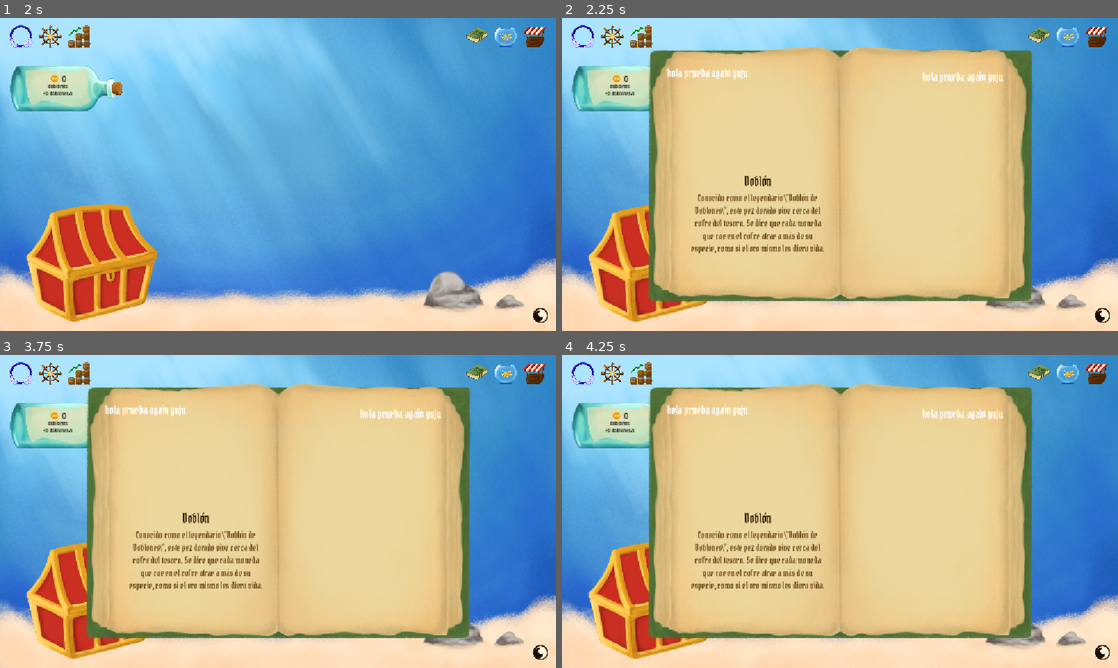
Above: before the commit, frames 1-4 (two rows, left to right).
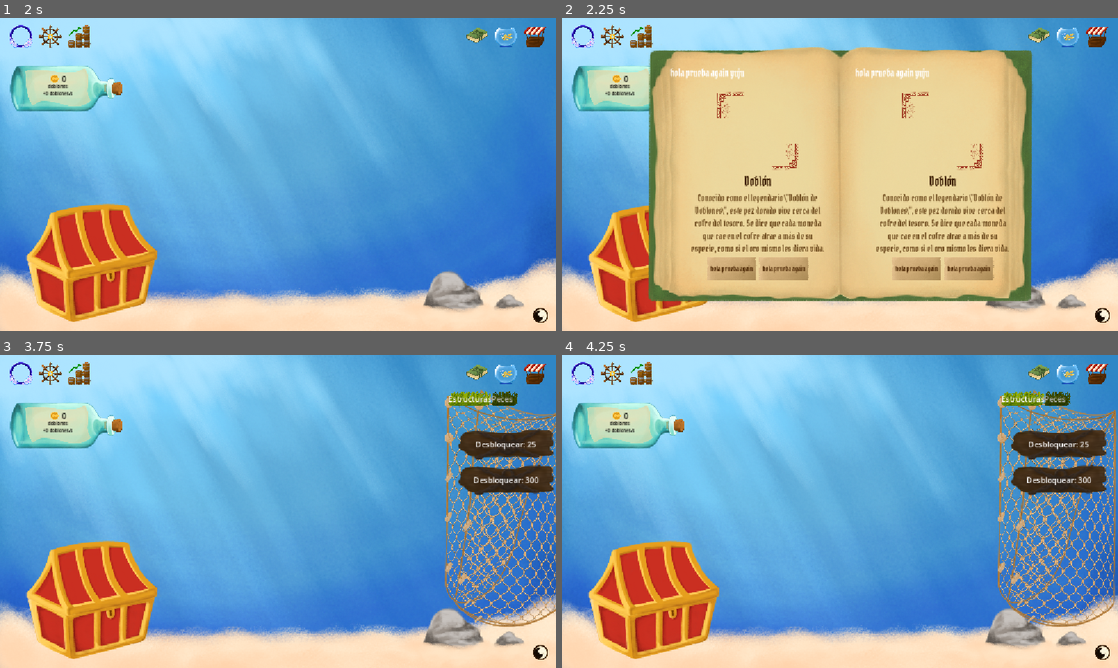
Above: after the commit, the same moments.

Repository: Niett204/fish-clicks
Game: Godot game, scene res://scenes/main.tscn
Two runs of this game, one before a commit and one after it. Both use one fixed random seed, a clock stepped at 60 frames per second and the inputs below.
Inputs (mouse positions are in pixels of both pictures, inside the frame that each line leads up to):
- Up to frame 1 (2 s): click (22, 36) at 0.5 s; click (77, 36) at 1.25 s
- Up to frame 2 (2.25 s): click (1040, 36) at 2 s
- Up to frame 3 (3.75 s): click (505, 373) at 2.75 s; click (533, 373) at 3.5 s
- Up to frame 4 (4.25 s): no input

Frame 1 is identical in both runs. In frame 2, 5.1% of the frame differs, in the area x 18-81%, y 16-84%; in frame 3, 61%, in the area x 15-100%, y 2-91%; in frame 4, 61%.

Commit message:
Funcionan las tags (stat, habitat)
Las tags de la estadística y el hábitat funcionan.

Diff:
--- a/client/fish-clicks-main/scenes/UI/encyclopedia.gd
+++ b/client/fish-clicks-main/scenes/UI/encyclopedia.gd
@@ -5,17 +5,20 @@
 
 @onready var tag_bg_izq: TextureRect = $FondoLibro/ContenedorLibro/PaginaIzq/MarginIzq/VBoxIzq/tag_bg_izq
 @onready var tag_rareza_izq: Label = $FondoLibro/ContenedorLibro/PaginaIzq/MarginIzq/VBoxIzq/tag_bg_izq/TagRarezaIzq
-@onready var pez_izq: TextureRect = $FondoLibro/ContenedorLibro/PaginaIzq/MarginIzq/VBoxIzq/PezIzq
+@onready var pez_izq: TextureRect = $FondoLibro/ContenedorLibro/PaginaIzq/MarginIzq/VBoxIzq/marco_pez_izq/PezIzq
 @onready var nombre_izq: Label = $FondoLibro/ContenedorLibro/PaginaIzq/MarginIzq/VBoxIzq/NombrePezIzq
 @onready var descripcion_izq: RichTextLabel = $FondoLibro/ContenedorLibro/PaginaIzq/MarginIzq/VBoxIzq/DescripcionIzq
-@onready var stat_izq: Label = $FondoLibro/ContenedorLibro/PaginaIzq/MarginIzq/VBoxIzq/StatIzq
+@onready var stat_izq: Label = $FondoLibro/ContenedorLibro/PaginaIzq/MarginIzq/VBoxIzq/HBoxIzq/tag_bg_izq2/StatIzq
+@onready var habitat_izq: Label = $FondoLibro/ContenedorLibro/PaginaIzq/MarginIzq/VBoxIzq/HBoxIzq/tag_bg_izq3/HabitatIzq
+
 
 @onready var tag_bg_der: TextureRect = $FondoLibro/ContenedorLibro/PaginaDer/MarginDer/VBoxDer/tag_bg_der
 @onready var tag_rareza_der: Label = $FondoLibro/ContenedorLibro/PaginaDer/MarginDer/VBoxDer/tag_bg_der/TagRarezaDer
-@onready var pez_der: TextureRect = $FondoLibro/ContenedorLibro/PaginaDer/MarginDer/VBoxDer/PezDer
+@onready var pez_der: TextureRect = $FondoLibro/ContenedorLibro/PaginaDer/MarginDer/VBoxDer/marco_pez_der/PezDer
 @onready var nombre_der: Label = $FondoLibro/ContenedorLibro/PaginaDer/MarginDer/VBoxDer/NombrePezDer
 @onready var descripcion_der: RichTextLabel = $FondoLibro/ContenedorLibro/PaginaDer/MarginDer/VBoxDer/DescripcionDer
-@onready var stat_der: Label = $FondoLibro/ContenedorLibro/PaginaDer/MarginDer/VBoxDer/StatDer
+@onready var stat_der: Label = $FondoLibro/ContenedorLibro/PaginaDer/MarginDer/VBoxDer/HBoxDer/tag_bg_der2/StatDer
+@onready var habitat_der: Label = $FondoLibro/ContenedorLibro/PaginaDer/MarginDer/VBoxDer/HBoxDer/tag_bg_der3/HabitatDer
 
 @onready var btn_anterior: TextureButton = $BtnAnterior
 @onready var btn_siguiente: TextureButton = $BtnSiguiente
@@ -36,7 +39,6 @@
 
 
 func _ready() -> void:
-	print("ENCICLOPEDIA READY")
 	visible = false
 
 	http_request.request_completed.connect(_on_request_completed)
@@ -73,9 +75,6 @@
 
 	var body_json := JSON.stringify(body_dict)
 	var headers := ["Content-Type: application/json"]
-
-	print("URL:", url)
-	print("BODY:", body_json)
 
 	var err := http_request.request(
 		url,
@@ -187,7 +186,8 @@
 	var rareza := capitalizar_rareza(rareza_raw)
 	var nombre := str(fish.get("nombre", ""))
 	var descripcion := str(fish.get("descripcion", ""))
-	var efecto := str(fish.get("efecto_descripcion", ""))
+	var efecto := str(fish.get("efectoDescripcion", ""))
+	var habitat := str(fish.get("habitat", ""))
 
 	if is_left:
 		tag_rareza_izq.text = rareza
@@ -195,6 +195,7 @@
 		nombre_izq.text = nombre
 		descripcion_izq.text = descripcion
 		stat_izq.text = efecto
+		habitat_izq.text = habitat
 		pez_izq.texture = get_fish_texture(int(fish.get("id", -1)))
 	else:
 		tag_rareza_der.text = rareza
@@ -202,6 +203,7 @@
 		nombre_der.text = nombre
 		descripcion_der.text = descripcion
 		stat_der.text = efecto
+		habitat_der.text = habitat
 		pez_der.texture = get_fish_texture(int(fish.get("id", -1)))
 
 
@@ -212,6 +214,7 @@
 		nombre_izq.text = ""
 		descripcion_izq.text = ""
 		stat_izq.text = ""
+		habitat_izq.text = ""
 		pez_izq.texture = null
 	else:
 		tag_rareza_der.text = ""
@@ -219,6 +222,7 @@
 		nombre_der.text = ""
 		descripcion_der.text = ""
 		stat_der.text = ""
+		habitat_der.text = ""
 		pez_der.texture = null
 
 
--- a/client/fish-clicks-main/scenes/UI/encyclopedia_panel.tscn
+++ b/client/fish-clicks-main/scenes/UI/encyclopedia_panel.tscn
@@ -2,12 +2,13 @@
 
 [ext_resource type="Script" uid="uid://dshk18d2tj4io" path="res://scenes/UI/encyclopedia.gd" id="1_4h8ff"]
 [ext_resource type="Texture2D" uid="uid://casgo8fwtfcga" path="res://assets/ui/libro_abierto.png" id="1_g574a"]
-[ext_resource type="Texture2D" uid="uid://caccnasaooopc" path="res://assets/peces/doblon.png" id="2_4h8ff"]
 [ext_resource type="FontFile" uid="uid://blwqct8vf4mt8" path="res://assets/fuentes/PirataOne-Regular.ttf" id="3_k3767"]
+[ext_resource type="Texture2D" uid="uid://dm1qa7qppmo7k" path="res://assets/ui/marco_peces.png" id="4_xskg5"]
+[ext_resource type="Texture2D" uid="uid://cgjbjq3ublcr2" path="res://assets/ui/rarezas/tag_rareza_default.png" id="5_xskg5"]
 
 [sub_resource type="LabelSettings" id="LabelSettings_4h8ff"]
 font = ExtResource("3_k3767")
-font_size = 24
+font_size = 22
 
 [sub_resource type="LabelSettings" id="LabelSettings_k3767"]
 paragraph_spacing = 1.0
@@ -15,6 +16,10 @@
 font_size = 27
 font_color = Color(0.2269584, 0.10857486, 0.008638387, 1)
 
+[sub_resource type="LabelSettings" id="LabelSettings_06p6h"]
+font = ExtResource("3_k3767")
+font_color = Color(0.2956358, 0.14956713, 0.013127518, 1)
+
 [node name="EncyclopediaPanel" type="Control" unique_id=1091957969]
 layout_mode = 3
 anchors_preset = 15
@@ -37,11 +42,11 @@
 
 [node name="RarezaContainer" type="VBoxContainer" parent="FondoLibro" unique_id=1042103093]
 layout_mode = 0
-offset_left = 36.01729
-offset_top = 9.298659
-offset_right = 73.86513
-offset_bottom = 40.482277
-scale = Vector2(0.04416226, 0.70898515)
+offset_left = 952.99994
+offset_top = 89.0
+offset_right = 990.8478
+offset_bottom = 120.18362
+scale = Vector2(0.88416237, 16.308983)
 
 [node name="ContenedorLibro" type="HBoxContainer" parent="FondoLibro" unique_id=1023908088]
 layout_mode = 1
@@ -107,9 +112,21 @@
 max_lines_visible = 1
 language = "es"
 
-[node name="PezIzq" type="TextureRect" parent="FondoLibro/ContenedorLibro/PaginaIzq/MarginIzq/VBoxIzq" unique_id=672969919]
+[node name="marco_pez_izq" type="TextureRect" parent="FondoLibro/ContenedorLibro/PaginaIzq/MarginIzq/VBoxIzq" unique_id=672969919]
+custom_minimum_size = Vector2(200, 170)
+layout_mode = 2
+size_flags_horizontal = 4
+texture = ExtResource("4_xskg5")
+expand_mode = 3
+
+[node name="PezIzq" type="TextureRect" parent="FondoLibro/ContenedorLibro/PaginaIzq/MarginIzq/VBoxIzq/marco_pez_izq" unique_id=806195330]
 custom_minimum_size = Vector2(170, 170)
-layout_mode = 2
+layout_mode = 1
+anchors_preset = 15
+anchor_right = 1.0
+anchor_bottom = 1.0
+grow_horizontal = 2
+grow_vertical = 2
 size_flags_horizontal = 4
 size_flags_vertical = 4
 expand_mode = 4
@@ -138,47 +155,104 @@
 text_direction = 1
 language = "es_ES"
 
-[node name="StatIzq" type="Label" parent="FondoLibro/ContenedorLibro/PaginaIzq/MarginIzq/VBoxIzq" unique_id=1730993597]
-layout_mode = 2
-size_flags_horizontal = 0
-size_flags_vertical = 0
+[node name="HBoxIzq" type="HBoxContainer" parent="FondoLibro/ContenedorLibro/PaginaIzq/MarginIzq/VBoxIzq" unique_id=140332219]
+layout_mode = 2
+alignment = 1
+
+[node name="tag_bg_izq2" type="TextureRect" parent="FondoLibro/ContenedorLibro/PaginaIzq/MarginIzq/VBoxIzq/HBoxIzq" unique_id=1668187753]
+custom_minimum_size = Vector2(120, 50)
+layout_mode = 2
+size_flags_horizontal = 4
+texture = ExtResource("5_xskg5")
+expand_mode = 3
+stretch_mode = 6
+
+[node name="StatIzq" type="Label" parent="FondoLibro/ContenedorLibro/PaginaIzq/MarginIzq/VBoxIzq/HBoxIzq/tag_bg_izq2" unique_id=351458265]
+custom_minimum_size = Vector2(10, 10)
+layout_mode = 1
+anchors_preset = 15
+anchor_right = 1.0
+anchor_bottom = 1.0
+grow_horizontal = 2
+grow_vertical = 2
+size_flags_horizontal = 0
+text = "hola prueba again yuju"
+label_settings = SubResource("LabelSettings_06p6h")
+horizontal_alignment = 1
+vertical_alignment = 1
+autowrap_mode = 3
+max_lines_visible = 1
+text_direction = 1
+language = "es"
+
+[node name="tag_bg_izq3" type="TextureRect" parent="FondoLibro/ContenedorLibro/PaginaIzq/MarginIzq/VBoxIzq/HBoxIzq" unique_id=1756714384]
+custom_minimum_size = Vector2(120, 50)
+layout_mode = 2
+size_flags_horizontal = 4
+texture = ExtResource("5_xskg5")
+expand_mode = 3
+stretch_mode = 6
+
+[node name="HabitatIzq" type="Label" parent="FondoLibro/ContenedorLibro/PaginaIzq/MarginIzq/VBoxIzq/HBoxIzq/tag_bg_izq3" unique_id=544119496]
+custom_minimum_size = Vector2(10, 10)
+layout_mode = 1
+anchors_preset = 15
+anchor_right = 1.0
+anchor_bottom = 1.0
+grow_horizontal = 2
+grow_vertical = 2
+size_flags_horizontal = 0
+text = "hola prueba again yuju"
+label_settings = SubResource("LabelSettings_06p6h")
+horizontal_alignment = 1
+vertical_alignment = 1
+autowrap_mode = 3
+max_lines_visible = 1
+text_direction = 1
+language = "es"
 
 [node name="PaginaDer" type="Control" parent="FondoLibro/ContenedorLibro" unique_id=814593104]
 custom_minimum_size = Vector2(435, 0)
 layout_mode = 2
 
-[node name="MarginDer" type="MarginContainer" parent="FondoLibro/ContenedorLibro/PaginaDer" unique_id=952254675]
-layout_mode = 1
-anchors_preset = 15
-anchor_right = 1.0
-anchor_bottom = 1.0
+[node name="MarginDer" type="MarginContainer" parent="FondoLibro/ContenedorLibro/PaginaDer" unique_id=348124737]
+layout_mode = 1
+anchors_preset = 15
+anchor_right = 1.0
+anchor_bottom = 1.0
+offset_left = 52.272743
+offset_top = 2.0833278
+offset_right = 17.272736
+offset_bottom = 2.083313
 grow_horizontal = 2
 grow_vertical = 2
 theme_override_constants/margin_left = 40
-theme_override_constants/margin_top = 30
+theme_override_constants/margin_top = 0
 theme_override_constants/margin_right = 40
 theme_override_constants/margin_bottom = 30
 
-[node name="VBoxDer" type="VBoxContainer" parent="FondoLibro/ContenedorLibro/PaginaDer/MarginDer" unique_id=727532009]
-layout_mode = 2
-
-[node name="tag_bg_der" type="TextureRect" parent="FondoLibro/ContenedorLibro/PaginaDer/MarginDer/VBoxDer" unique_id=1562204752]
-custom_minimum_size = Vector2(10, 30)
-layout_mode = 2
-expand_mode = 3
-stretch_mode = 4
-
-[node name="TagRarezaDer" type="Label" parent="FondoLibro/ContenedorLibro/PaginaDer/MarginDer/VBoxDer/tag_bg_der" unique_id=1213494976]
-layout_mode = 1
-anchors_preset = 6
-anchor_left = 1.0
+[node name="VBoxDer" type="VBoxContainer" parent="FondoLibro/ContenedorLibro/PaginaDer/MarginDer" unique_id=51283527]
+layout_mode = 2
+
+[node name="tag_bg_der" type="TextureRect" parent="FondoLibro/ContenedorLibro/PaginaDer/MarginDer/VBoxDer" unique_id=923994571]
+custom_minimum_size = Vector2(80, 70)
+layout_mode = 2
+size_flags_horizontal = 0
+expand_mode = 2
+stretch_mode = 5
+
+[node name="TagRarezaDer" type="Label" parent="FondoLibro/ContenedorLibro/PaginaDer/MarginDer/VBoxDer/tag_bg_der" unique_id=509838448]
+layout_mode = 1
+anchors_preset = 8
+anchor_left = 0.5
 anchor_top = 0.5
-anchor_right = 1.0
+anchor_right = 0.5
 anchor_bottom = 0.5
-offset_left = -192.0
+offset_left = -96.0
 offset_top = -16.0
+offset_right = 96.0
 offset_bottom = 16.0
-grow_horizontal = 0
+grow_horizontal = 2
 grow_vertical = 2
 size_flags_horizontal = 0
 text = "hola prueba again yuju"
@@ -188,23 +262,104 @@
 max_lines_visible = 1
 language = "es"
 
-[node name="PezDer" type="TextureRect" parent="FondoLibro/ContenedorLibro/PaginaDer/MarginDer/VBoxDer" unique_id=2144511940]
-custom_minimum_size = Vector2(1, 1)
-layout_mode = 2
-texture = ExtResource("2_4h8ff")
-expand_mode = 1
-stretch_mode = 5
-
-[node name="NombrePezDer" type="Label" parent="FondoLibro/ContenedorLibro/PaginaDer/MarginDer/VBoxDer" unique_id=543385654]
-layout_mode = 2
-
-[node name="DescripcionDer" type="RichTextLabel" parent="FondoLibro/ContenedorLibro/PaginaDer/MarginDer/VBoxDer" unique_id=2143819689]
-layout_mode = 2
-
-[node name="StatDer" type="Label" parent="FondoLibro/ContenedorLibro/PaginaDer/MarginDer/VBoxDer" unique_id=993363030]
-layout_mode = 2
-size_flags_horizontal = 0
-size_flags_vertical = 0
+[node name="marco_pez_der" type="TextureRect" parent="FondoLibro/ContenedorLibro/PaginaDer/MarginDer/VBoxDer" unique_id=1588846060]
+custom_minimum_size = Vector2(200, 170)
+layout_mode = 2
+size_flags_horizontal = 4
+texture = ExtResource("4_xskg5")
+expand_mode = 3
+
+[node name="PezDer" type="TextureRect" parent="FondoLibro/ContenedorLibro/PaginaDer/MarginDer/VBoxDer/marco_pez_der" unique_id=1108907830]
+custom_minimum_size = Vector2(170, 170)
+layout_mode = 1
+anchors_preset = 15
+anchor_right = 1.0
+anchor_bottom = 1.0
+grow_horizontal = 2
+grow_vertical = 2
+size_flags_horizontal = 4
+size_flags_vertical = 4
+expand_mode = 4
+stretch_mode = 5
+
+[node name="NombrePezDer" type="Label" parent="FondoLibro/ContenedorLibro/PaginaDer/MarginDer/VBoxDer" unique_id=1291047116]
+custom_minimum_size = Vector2(10, 10)
+layout_mode = 2
+text = "Doblón"
+label_settings = SubResource("LabelSettings_k3767")
+horizontal_alignment = 1
+vertical_alignment = 1
+autowrap_mode = 3
+
+[node name="DescripcionDer" type="RichTextLabel" parent="FondoLibro/ContenedorLibro/PaginaDer/MarginDer/VBoxDer" unique_id=1520218602]
+layout_mode = 2
+theme_override_colors/default_color = Color(0.43137255, 0.29411766, 0.11764706, 1)
+theme_override_fonts/normal_font = ExtResource("3_k3767")
+theme_override_fonts/bold_font = ExtResource("3_k3767")
+theme_override_font_sizes/normal_font_size = 20
+text = "Conocido como el legendario \\\"Doblón de Doblones\\\", este pez dorado vive cerca del cofre del tesoro. Se dice que cada moneda que cae en el cofre atrae a más de su especie, como si el oro mismo les diera vida."
+fit_content = true
+tab_size = 3
+horizontal_alignment = 1
+vertical_alignment = 1
+text_direction = 1
+language = "es_ES"
+
+[node name="HBoxDer" type="HBoxContainer" parent="FondoLibro/ContenedorLibro/PaginaDer/MarginDer/VBoxDer" unique_id=1669234173]
+layout_mode = 2
+alignment = 1
+
+[node name="tag_bg_der2" type="TextureRect" parent="FondoLibro/ContenedorLibro/PaginaDer/MarginDer/VBoxDer/HBoxDer" unique_id=852551901]
+custom_minimum_size = Vector2(120, 50)
+layout_mode = 2
+size_flags_horizontal = 4
+texture = ExtResource("5_xskg5")
+expand_mode = 3
+stretch_mode = 6
+
+[node name="StatDer" type="Label" parent="FondoLibro/ContenedorLibro/PaginaDer/MarginDer/VBoxDer/HBoxDer/tag_bg_der2" unique_id=531244472]
+custom_minimum_size = Vector2(10, 10)
+layout_mode = 1
+anchors_preset = 15
+anchor_right = 1.0
+anchor_bottom = 1.0
+grow_horizontal = 2
+grow_vertical = 2
+size_flags_horizontal = 0
+text = "hola prueba again yuju"
+label_settings = SubResource("LabelSettings_06p6h")
+horizontal_alignment = 1
+vertical_alignment = 1
+autowrap_mode = 3
+max_lines_visible = 1
+text_direction = 1
+language = "es"
+
+[node name="tag_bg_der3" type="TextureRect" parent="FondoLibro/ContenedorLibro/PaginaDer/MarginDer/VBoxDer/HBoxDer" unique_id=1535374106]
+custom_minimum_size = Vector2(120, 50)
+layout_mode = 2
+size_flags_horizontal = 4
+texture = ExtResource("5_xskg5")
+expand_mode = 3
+stretch_mode = 6
+
+[node name="HabitatDer" type="Label" parent="FondoLibro/ContenedorLibro/PaginaDer/MarginDer/VBoxDer/HBoxDer/tag_bg_der3" unique_id=453375836]
+custom_minimum_size = Vector2(10, 10)
+layout_mode = 1
+anchors_preset = 15
+anchor_right = 1.0
+anchor_bottom = 1.0
+grow_horizontal = 2
+grow_vertical = 2
+size_flags_horizontal = 0
+text = "hola prueba again yuju"
+label_settings = SubResource("LabelSettings_06p6h")
+horizontal_alignment = 1
+vertical_alignment = 1
+autowrap_mode = 3
+max_lines_visible = 1
+text_direction = 1
+language = "es"
 
 [node name="BtnAnterior" type="TextureButton" parent="." unique_id=30782975]
 layout_mode = 0
--- a/client/fish-clicks-main/scenes/main.tscn
+++ b/client/fish-clicks-main/scenes/main.tscn
@@ -114,6 +114,7 @@
 mouse_filter = 1
 
 [node name="TopBar" type="Control" parent="UI/Root/HUD" unique_id=323055221]
+top_level = true
 layout_mode = 1
 anchors_preset = 10
 anchor_right = 1.0
Binary file added: client/fish-clicks-main/assets/ui/marco_peces.png
Not shown, added: client/fish-clicks-main/assets/ui/marco_peces.png.import
Binary file added: client/fish-clicks-main/assets/ui/marco_stats.png
Not shown, added: client/fish-clicks-main/assets/ui/marco_stats.png.import
Binary file added: client/fish-clicks-main/assets/ui/rarezas/tag_rareza_default.png
Not shown, added: client/fish-clicks-main/assets/ui/rarezas/tag_rareza_default.png.import
